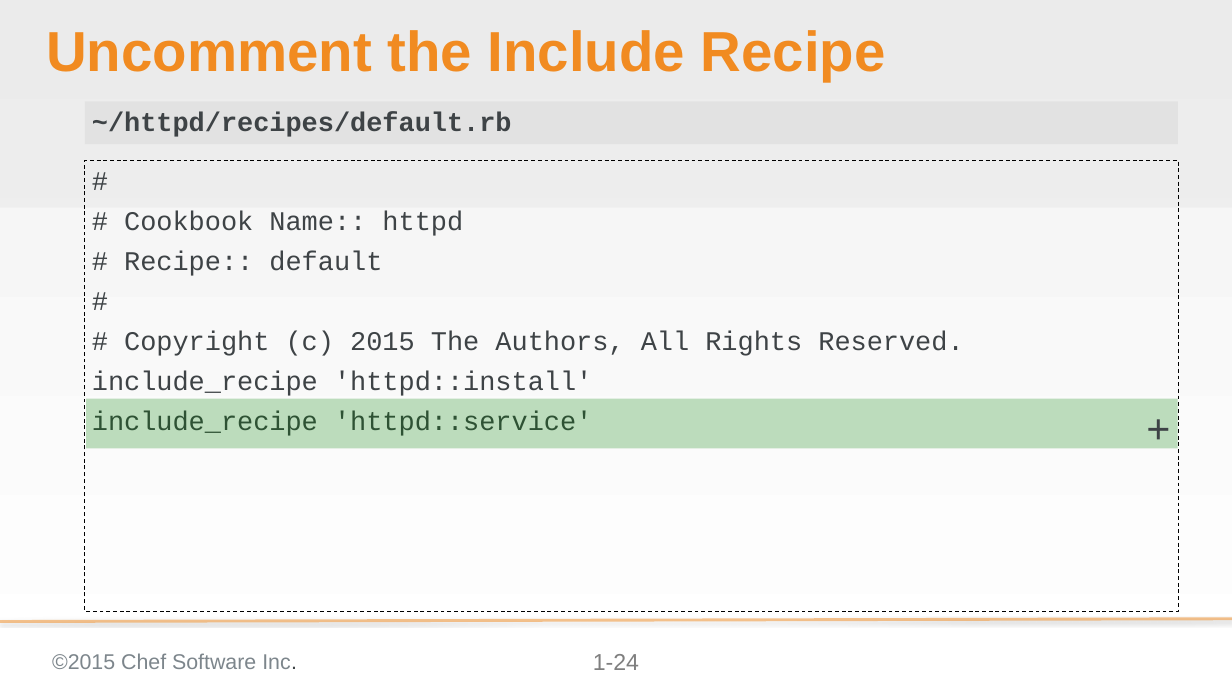
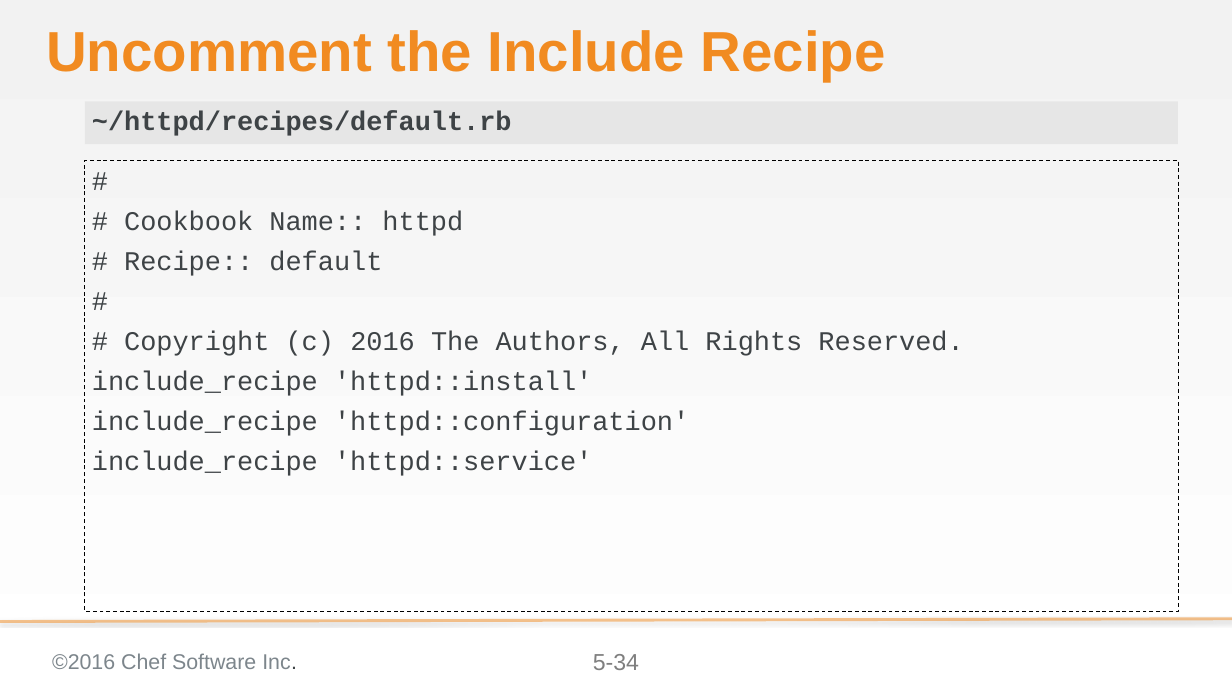
Before and after one commit to chef-training/test_driven_cookbook_development, a slide deck: slide 34 of 05-faster_feedback_with_unit_testing.pptx (slide 24 before the commit). Drawn at 1232x693 pixels with LibreOffice and Linux fonts; fonts in the diff are those of the drawing; background and template pictures are left out. Boxes give left, top, right and bottom in pixels: in the first picture for what was removed or moved away, otherwise in the second. Text is boxed around its words. In the diff, an @@ line names an element or a change of style, - is before the commit and + after.

```diff
--- a/05-faster_feedback_with_unit_testing.pptx
+++ b/05-faster_feedback_with_unit_testing.pptx
@@ text at (124,331,963,356): text changed @@
-# Copyright (c) 2015 The Authors, All Rights Reserved.
+# Copyright (c) 2016 The Authors, All Rights Reserved.
@@ text removed at (86,398,1177,448) @@
-+
@@ text at (92,412,689,436): paragraph added @@
+include_recipe 'httpd::configuration'
@@ text at (52,653,297,669): text changed @@
-©2015 Chef Software Inc.
+©2016 Chef Software Inc.
@@ page number at (593,654,639,670): text changed @@
-1-24
+5-34
```
Also in this commit, not shown: 25 other slides changed, 13 slides added, 1 slide removed.
